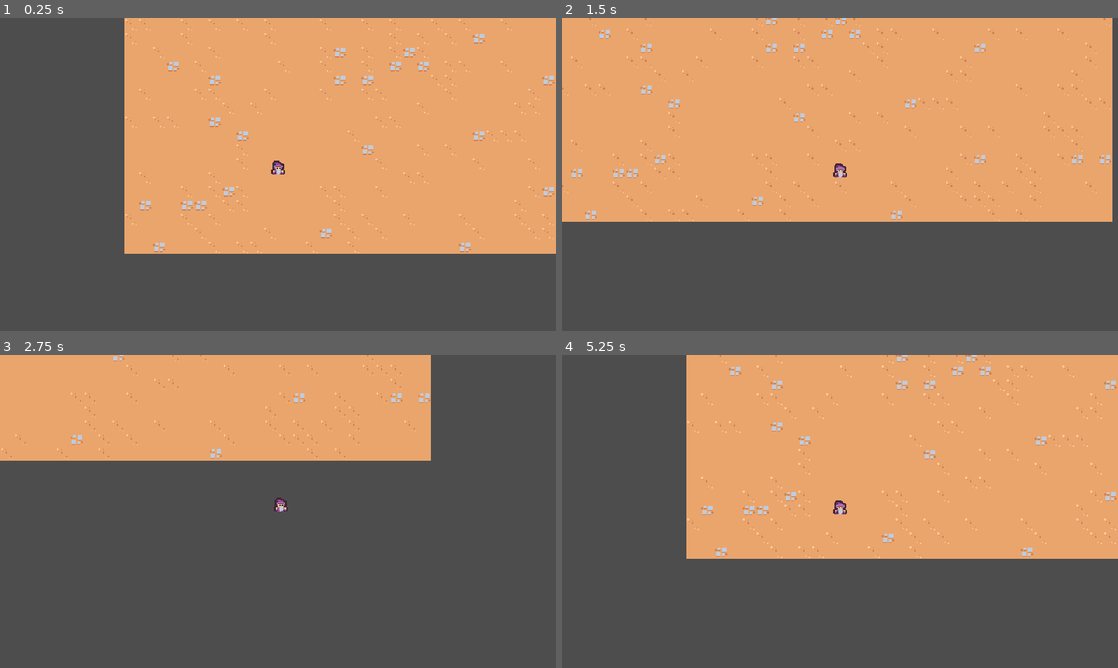
Above: before the commit, frames 1-4 (two rows, left to right).
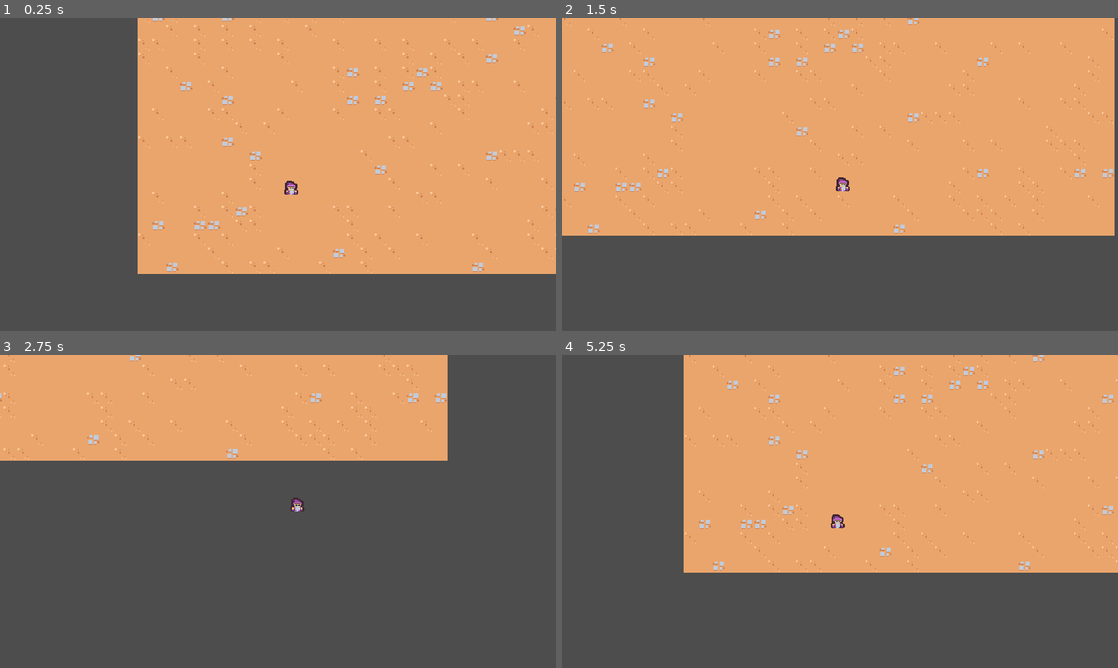
Above: after the commit, the same moments.

Repository: RdotSilva/Godot-2D-Survivor
Game: Godot game, scene res://scenes/main/main.tscn
Same seed, same stepped clock (60 frames per second), same inputs: the game is played once before the commit and once after it.
Inputs:
- Up to frame 1 (0.25 s): no input
- Up to frame 2 (1.5 s): hold D (move_right) 0.53-1.28 s; hold S (move_down) from 1.28 s (still down)
- Up to frame 3 (2.75 s): release S (move_down) at 2.03 s; hold D (move_right) from 2.03 s (still down)
- Up to frame 4 (5.25 s): release D (move_right) at 2.78 s; hold W (move_up) 2.78-3.53 s; hold A (move_left) 3.53-5.03 s; hold S (move_down) from 5.03 s (still down)

The runs differ from the first frame. In frame 1, 9.7% of the frame differs, in the area x 22-100%, y 0-82%; in frame 2, 7.6%; in frame 3, 2.2%; in frame 4, 6.5%.

Commit message:
Refactor camera logic

Diff:
--- a/scenes/game_camera/game_camera.gd
+++ b/scenes/game_camera/game_camera.gd
@@ -1,5 +1,6 @@
 extends Camera2D
 
+var target_position = Vector2.ZERO
 
 # Called when the node enters the scene tree for the first time.
 func _ready() -> void:
@@ -8,8 +9,18 @@
 
 # Called every frame. 'delta' is the elapsed time since the previous frame.
 func _process(delta: float) -> void:
+	aquire_target()
+
+	# Formula used to create smooth "lerping"
+	var framerate_smoothing_formula = 1.0 - exp(-delta * 10)
+
+	global_position = global_position.lerp(target_position, framerate_smoothing_formula)
+
+
+# Assign the target position only if the player exists
+func aquire_target():
 	var player_nodes = get_tree().get_nodes_in_group("player")
 
 	if player_nodes.size() > 0:
 		var player = player_nodes[0] as Node2D
-		global_position = player.global_position
+		target_position = player.global_position
